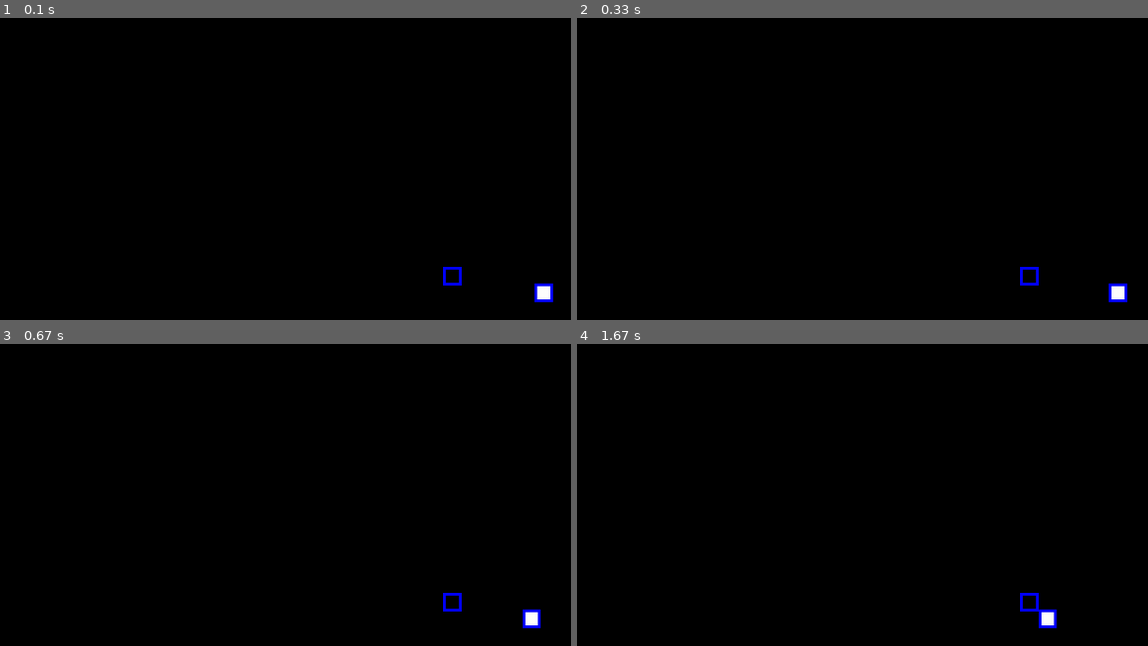
Above: before the commit, frames 1-4 (two rows, left to right).
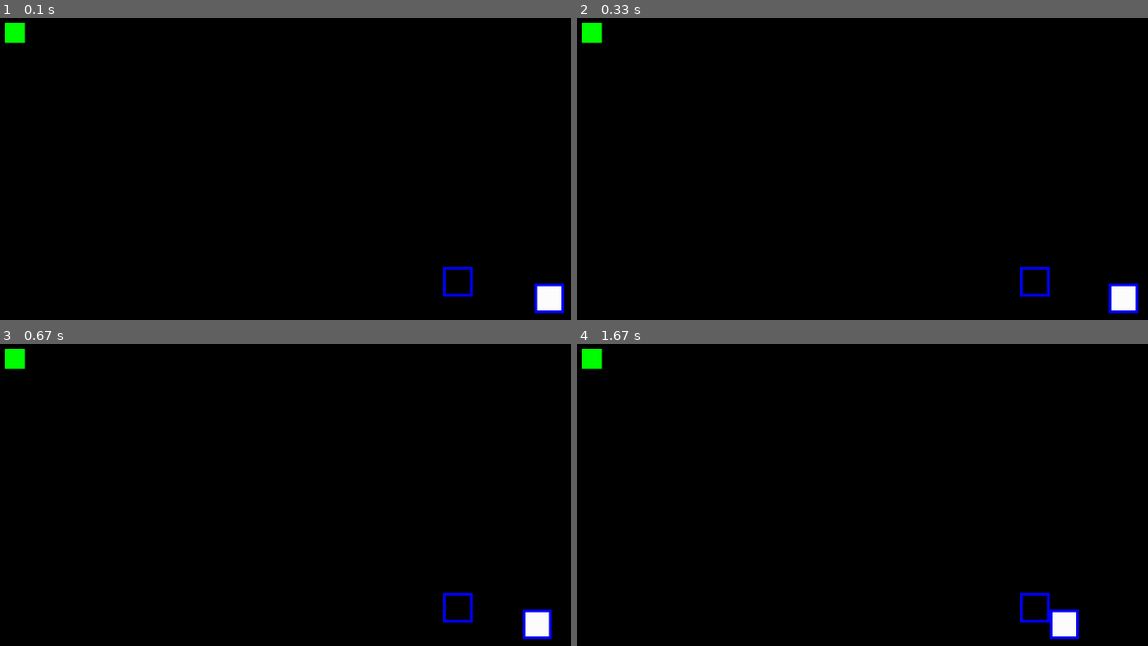
Above: after the commit, the same moments.

Repository: Filip-Trela/Fizu_Pygame
Game: pygame game, started from test.py
The game is run twice, just before and just after one commit, with the same random seed, the same clock (stepped at 60 frames per second) and the same inputs.
Inputs:
- Up to frame 1 (0.1 s): no input
- Up to frame 2 (0.33 s): no input
- Up to frame 3 (0.67 s): no input
- Up to frame 4 (1.67 s): no input

The runs differ from the first frame. In frame 1, 0.8% of the frame differs, in the area x 0-99%, y 1-98%; in frame 2, 0.8%; in frame 3, 0.8%; in frame 4, 1.0%, in the area x 0-88%, y 1-98%.

Commit message:
000.03
hud elements, images (sprites but no collision)

Diff:
--- a/fizu_pygame.py
+++ b/fizu_pygame.py
@@ -76,9 +76,13 @@
 Groups of sprites and images to blit, update or something
 """
 all_timers = []
-all_sprites = pg.sprite.Group()
-all_static = pg.sprite.Group()
-all_dynamic = pg.sprite.Group()
+
+all_sprites = pg.sprite.Group() #all sprites that are not hud
+all_static = pg.sprite.Group() #static, like world
+all_dynamic = pg.sprite.Group() #dynamic, like entities
+all_images = pg.sprite.Group() #sprites without any collision, working as images
+all_hud = pg.sprite.Group() #for sprites on canva, not pushed by camera
+all_world = pg.sprite.Group() #for sprites created by ........
 #layers
 #maybe colliders and collidable
 # player, enemies and npcs
@@ -92,6 +96,9 @@
 # variables to access, but not to change
 camera_off = Vector2(0,0)
 camera_tar = Vector2(0,0)
+
+tile_x = 32
+tile_y = 32
 
 
 
@@ -165,13 +172,13 @@
         self.start_pos = start_pos
 
         #collision
-        self.image = pg.Surface((20,20)) #size of collision
+        self.image = pg.Surface((tile_x, tile_y)) #size of collision
         self.image.set_colorkey(self.colorkey)
         self.image.fill((0,0,255))
         self.rect = self.image.get_frect(topleft = self.start_pos) #colision
 
         #visual
-        self.sprite = pg.Surface((14,14))
+        self.sprite = pg.Surface((tile_x -6, tile_y -6))
         self.sprite.fill((255,255,255))
         self.v_off = Vector2(3,3)
 
@@ -196,10 +203,7 @@
 
     def remove(self):
         all_sprites.remove(self)
-        if all_static.has(self):
-            all_static.remove(self)
-        if all_dynamic.has(self):
-            all_dynamic.remove(self)
+
 
     def mouse_in_rect(self):
         if self.rect.collidepoint(mouse_global_position()):
@@ -218,6 +222,10 @@
     def __init__(self, start_pos=(0, 0)):
         super().__init__(start_pos)
         all_static.add(self)
+
+    def remove(self):
+        all_sprites.remove(self)
+        all_static.remove(self)
 
 
 
@@ -283,8 +291,108 @@
         self._movement_y_axis(dt)
         self._y_axis_collision()
 
-
-
+    def remove(self):
+        all_sprites.remove(self)
+        all_dynamic.remove(self)
+
+
+
+
+
+class HUD_Sprite(pg.sprite.Sprite):
+    def __init__(self, start_pos = (0,0)):
+        super().__init__()
+        all_hud.add(self)
+        self.layer_blit = 0
+        self.colorkey = (0,0,0)
+        self.start_pos = start_pos
+
+        #collision
+        self.image = pg.Surface((tile_x, tile_y)) #size of collision
+        self.image.set_colorkey(self.colorkey)
+        self.image.fill((0,0,255))
+        self.rect = self.image.get_frect(topleft = self.start_pos) #colision
+
+        #visual
+        self.sprite = pg.Surface((tile_x - 10, tile_y - 10))
+        self.sprite.fill((0,255,0))
+        self.v_off = Vector2(5,5)
+
+        #variables that always needed to be updated, like center of sprite for camera
+        self.center = self.rect.center
+
+
+        self.init()
+
+    def init(self):
+        pass
+
+
+#TODO later add something about animation
+
+    def update(self):
+        pass
+
+    def _update(self, dt):
+        self.center = self.rect.center
+        self.update()
+
+    def remove(self):
+        all_hud.remove(self)
+
+
+    def mouse_in_rect(self):
+        if self.rect.collidepoint(mouse_local_position()):
+            return True
+        else:
+            return False
+
+
+class Image(pg.sprite.Sprite):
+    def __init__(self, start_pos = (0,0)):
+        super().__init__()
+        all_sprites.add(self)
+        all_images.add(self)
+        self.layer_blit = 0
+        self.colorkey = (0,0,0)
+        self.start_pos = start_pos
+
+        #for image
+        self.image = pg.Surface((tile_x, tile_y))
+        self.image.set_colorkey(self.colorkey)
+        self.image.fill((255,0,0))
+        self.rect = self.image.get_frect(topleft = self.start_pos)
+
+
+        #variables that always needed to be updated, like center of sprite for camera
+        self.center = self.rect.center
+
+
+        self.init()
+
+    def init(self):
+        pass
+
+
+#TODO later add something about animation
+
+    def update(self):
+        pass
+
+    def _update(self, dt):
+        self.center = self.rect.center
+        self.update()
+
+    def remove(self):
+        all_images.remove(self)
+        all_sprites.remove(self)
+
+
+    def mouse_in_rect(self):
+        if self.rect.collidepoint(mouse_local_position()):
+            return True
+        else:
+            return False
 
 
 
@@ -325,6 +433,37 @@
 
 
 
+class World():
+    def __init__(self):
+        pass
+
+    def read_world(self):
+        pass
+        #return world
+
+    def create_world(self):
+        pass
+
+    def destroy_world(self):
+        pass
+
+    #some kind of dictonary that would have classes without objects.
+    """
+    Something like:
+    "x012 = Wall
+    "kf01 = Door
+    """
+
+    """
+    based on its neighbours it could have a different sprite
+    """
+
+    #function io reading that would take a string path and return a world informations, probably json file
+    #function that based on the latest function would create a world based on layers and what was needed
+
+
+
+
 class Camera():
     def __init__(self):
         self.camera_off = Vector2(0,0)
@@ -350,9 +489,13 @@
         l_sprites = all_sprites.sprites()
         l_sprites.sort(key = lambda layer: layer.layer_blit)
         for sprite in l_sprites:
+            #collisions
             blit_screen.blit(sprite.image, sprite.rect.topleft - camera_off)
+            #images
             blit_screen.blit(\
                 sprite.sprite, sprite.rect.topleft + sprite.v_off - camera_off)
+        for huds in all_hud:
+            blit_screen.blit(huds.sprite, huds.rect.topleft + huds.v_off)
 
 """
 Main class with a game loop inside
--- a/test.py
+++ b/test.py
@@ -13,6 +13,8 @@
         self.player = fpg.DynamicBody((100,18))
         self.enemy = fpg.StaticBody((0,0))
         self.enemy.sprite.fill((0,0,0))
+
+        self.hud = fpg.HUD_Sprite((0,0))
 
 
     def input(self):
--- /dev/null
+++ b/world.py
@@ -0,0 +1,37 @@
+world = {
+    "-2_i": [
+        ["wi","","wi","","wi","","wi","","wi","",],
+        ["","wi","","wi","","wi","","wi","","wi",],
+        ["wi","","wi","","wi","","wi","","wi","",],
+        ["","wi","","wi","","wi","","wi","","wi",],
+        ["wi","","wi","","wi","","wi","","wi","",],
+        ["","wi","","wi","","wi","","wi","","wi",],
+        ["wi","","wi","","wi","","wi","","wi","",],
+        ["","wi","","wi","","wi","","wi","","wi",],
+        ["wi","","wi","","wi","","wi","","wi","",],
+        ["","wi","","wi","","wi","","wi","","wi",],
+        ["wi","","wi","","wi","","wi","","wi","",],
+        ["","wi","","wi","","wi","","wi","","wi",],
+        ["wi","","wi","","wi","","wi","","wi","",],
+        ["","wi","","wi","","wi","","wi","","wi",],
+        ["wi","","wi","","wi","","wi","","wi","",]
+    ],
+    "-1": [
+        ["","","","","","","","","","",],
+        ["","","","","","","","","","",],
+        ["","","","","","","","","","",],
+        ["","","","","","","","","","",],
+        ["","","","","","","","","","",],
+        ["","","","","","","","","","",],
+        ["","","","","","","","","","",],
+        ["","","","","","","","","","",],
+        ["","","","","","","","","","",],
+        ["","","","","","","","","","",],
+        ["","","","","","","","","","",],
+        ["","","","","","","","","","",],
+        ["","","","","","","","","","",],
+        ["","","","","","","","","","",],
+        ["b","b","b","b","b","b","b","b","b","b",]
+    ]
+
+}
